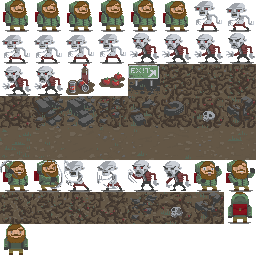
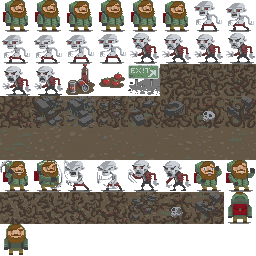
The second 256px x 256px image is a revision of the first. Changes to its layers:
added layer "Exit Shadow" (70%) above "Layer" over [129,68,160,95]
painted on "Layer #1" over [128,64,160,96]
added layer "Obstacles Shadows" over [128,64,160,96]
